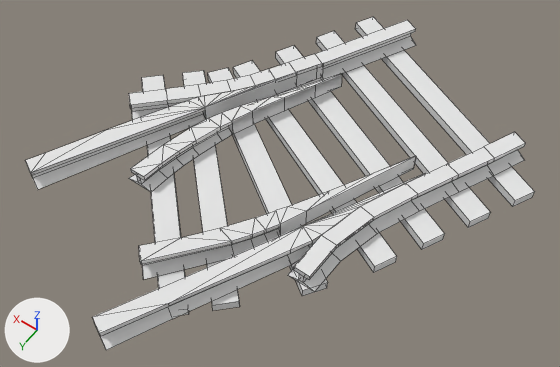
The OBJ model models/advtrains_dtrack_s3_tieless_s_30.obj, before and after one commit.
One viewpoint serves both versions: a camera (50 mm lens) standing at (-1.46, 2.02, 2.57) and looking at (-0.07, 0.07, -0.49). The axes (+X, +Y, +Z) are drawn at lower left. The lights are the same throughout. Mesh edges are drawn as thin lines. Where no turn or scale is listed for an object, it has been applied to the vertices.

The older version as bpy lines, for what is in view:
```python
me_closure_30_30_st_l_beziercurve_036 = bpy.data.meshes.new('Closure.30_30_st_l_BezierCurve.036')
me_closure_30_30_st_l_beziercurve_036.from_pydata(...)  # 46 vertices, 42 faces; spans x -0.66..0.13, y -0.3..1.25, z -0.46..-0.36
me_closure_30_30_st_l_beziercurve_036.materials.append(mat_rails)  # white #e7e7e7
me_closure_30_45_cr_l_beziercurve_007 = bpy.data.meshes.new('Closure.30_45_cr_l_BezierCurve.007')
me_closure_30_45_cr_l_beziercurve_007.from_pydata(...)  # 62 vertices, 58 faces; spans x -0.57..0.209, y -0.376..0.896, z -0.46..-0.36
me_closure_30_45_cr_l_beziercurve_007.materials.append(mat_rails)  # white #e7e7e7
me_dtrack_s3_30_sleepers_cube_017 = bpy.data.meshes.new('dtrack_s3_30.sleepers_Cube.017')
me_dtrack_s3_30_sleepers_cube_017.from_pydata(...)  # 56 vertices, 35 faces; spans x -1.12..0.98, y -1.26..0.98, z -0.51..-0.46
me_dtrack_s3_30_sleepers_cube_017.materials.append(mat_sleepers)  # white #e7e7e7
ob_closure_30_30_st_l_beziercurve_036 = bpy.data.objects.new('Closure.30_30_st_l_BezierCurve.036', me_closure_30_30_st_l_beziercurve_036)
ob_closure_30_30_st_l_beziercurve_036.location = (0.0, 0.0, 0.0)
ob_closure_30_45_cr_l_beziercurve_007 = bpy.data.objects.new('Closure.30_45_cr_l_BezierCurve.007', me_closure_30_45_cr_l_beziercurve_007)
ob_closure_30_45_cr_l_beziercurve_007.location = (0.0, 0.0, 0.0)
ob_dtrack_s3_30_sleepers_cube_017 = bpy.data.objects.new('dtrack_s3_30.sleepers_Cube.017', me_dtrack_s3_30_sleepers_cube_017)
ob_dtrack_s3_30_sleepers_cube_017.location = (0.0, 0.0, 0.0)
# also in view: 'Closure.30_30_st_r_Plane.014' at (0.59, 0.08, -0.41); 'Closure.30_st_cr_r_BezierCurve.041' at (0.3, -0.07, -0.41); 'dtrack_s3_30.stockrails_Cube.015' at (-0.05, -0.38, -0.41)
```
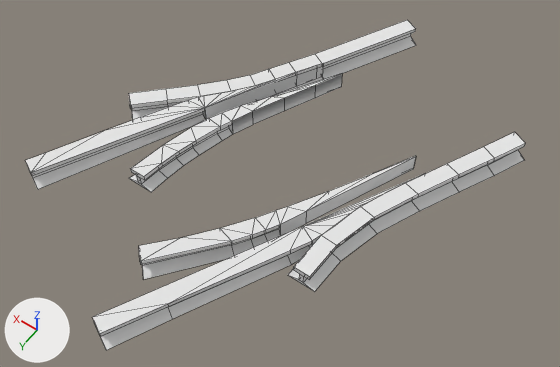
What differs and where, as boxes [x1, y1, x2, y2] in the pictures (560 x 367 px; the box of a moved part takes in the faces that stretch with it):
'dtrack_s3_30.sleepers_Cube.017', deleted: before [142, 17, 535, 315]
part 1 of me_closure_30_30_st_l_beziercurve_036, moved or reshaped: [306, 173, 425, 225] in both

Diff of the bpy script that builds the scene:
```diff
--- a/models/advtrains_dtrack_s3_tieless_s_30.obj.py
+++ b/models/advtrains_dtrack_s3_tieless_s_30.obj.py
@@ me_closure_30_30_st_l_beziercurve_036 @@
 me_closure_30_30_st_l_beziercurve_036.from_pydata(...)  # 46 vertices, 42 faces; spans x -0.66..0.13, y -0.3..1.25, z -0.46..-0.36
 # used by ob_closure_30_30_st_l_beziercurve_036; location = (0.0, 0.0, 0.0)
+# me_closure_30_30_st_l_beziercurve_036 part 1
+# 5 faces are deleted
+# 5 new faces join them
 me_closure_30_30_st_l_beziercurve_036.materials.append(mat_rails)
@@ ob_dtrack_s3_30_sleepers_cube_017 @@
-ob_dtrack_s3_30_sleepers_cube_017 = bpy.data.objects.new('dtrack_s3_30.sleepers_Cube.017', me_dtrack_s3_30_sleepers_cube_017)
-ob_dtrack_s3_30_sleepers_cube_017.location = (0.0, 0.0, 0.0)
```
